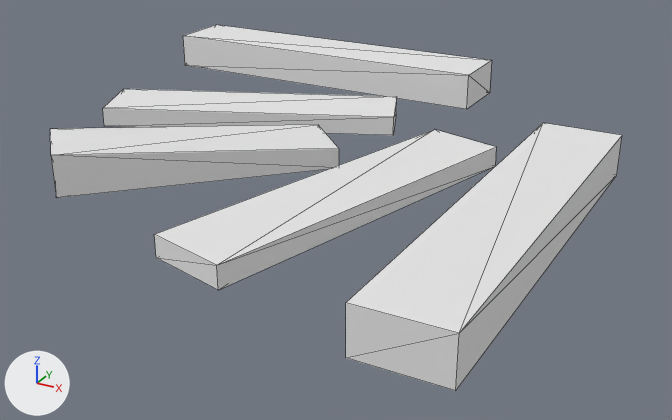
The OBJ model DynamicLab/Assets/Nature Kit/Models/OBJ format/path_woodCorner.obj, before and after one commit.
Camera for both pictures: a 50 mm lens placed at (0.703, -0.805, 0.403), pointed at (0.194, 0.121, -0.059). The lights are fixed; the arrows at lower left show +X, +Y and +Z. The older version comes first. Mesh edges are drawn as thin lines. Where no turn or scale is listed for an object, it has been applied to the vertices.

The older version as bpy lines, for what is in view:
```python
mat_dirt = principled_material('dirt')
mat_dirt.base_color = (0.8, 0.8, 0.8)  # white #e7e7e7
mat_dirt.roughness = 1.0
mat_dirtdark = principled_material('dirtDark')
mat_dirtdark.base_color = (0.8, 0.8, 0.8)  # white #e7e7e7
mat_dirtdark.roughness = 1.0
me_path_woodcorner = bpy.data.meshes.new('path_woodCorner')
me_path_woodcorner.from_pydata(...)  # 40 vertices, 60 faces; spans x -0.25..0.5, y -0.25..0.5, z 0.0..0.05
# faces by material slot: [50, 10]
me_path_woodcorner.materials.append(mat_dirtdark)  # white #e7e7e7
me_path_woodcorner.materials.append(mat_dirt)  # white #e7e7e7
ob_path_woodcorner = bpy.data.objects.new('path_woodCorner', me_path_woodcorner)
ob_path_woodcorner.location = (0.0, 0.0, 0.0)
```
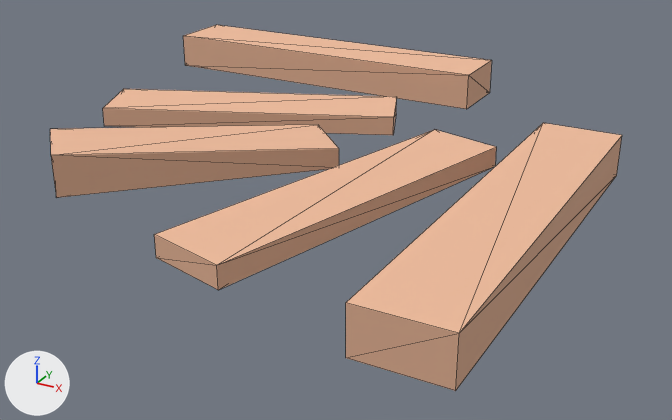
Boxes [x1, y1, x2, y2] around the edits, measured in the pictures (672 x 420 px):
'path_woodCorner', recoloured (white to beige): [50, 25, 622, 391] in both

What the commit changed:
Material 'dirtDark' (mat_dirtdark) changes colour from white #e7e7e7 to beige #dbab8e; in linear values from (0.8, 0.8, 0.8) to (0.71, 0.408, 0.271).
Material 'dirt' (mat_dirt) changes colour from white #e7e7e7 to beige #f2be9e; in linear values from (0.8, 0.8, 0.8) to (0.886, 0.514, 0.341).
